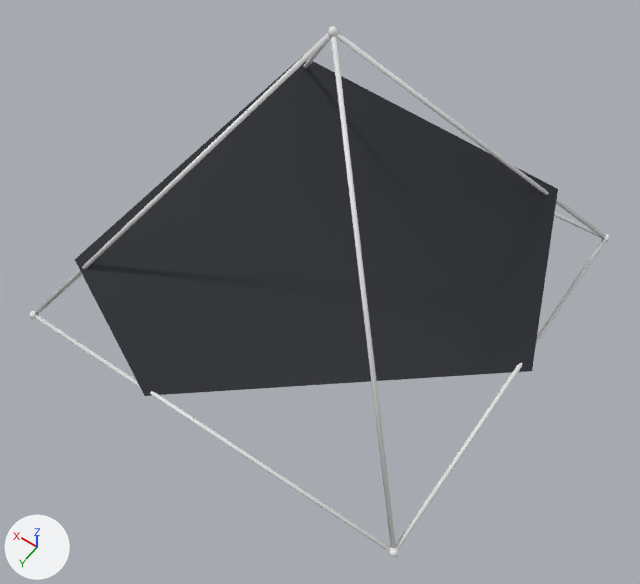
A saved change to the glTF model app/src/main/assets/models/матан2.glb.
Rendered twice from a camera (50 mm lens) standing at (-1.55, 2.25, 3.36) and looking at (-0.2, 0.36, 0.39). The lights are fixed; the arrows at lower left show +X, +Y and +Z. Where no turn or scale is listed for an object, it has been applied to the vertices. Vertices at the same position are counted once.

The first picture shows 'Plane', 'Пирамида'.
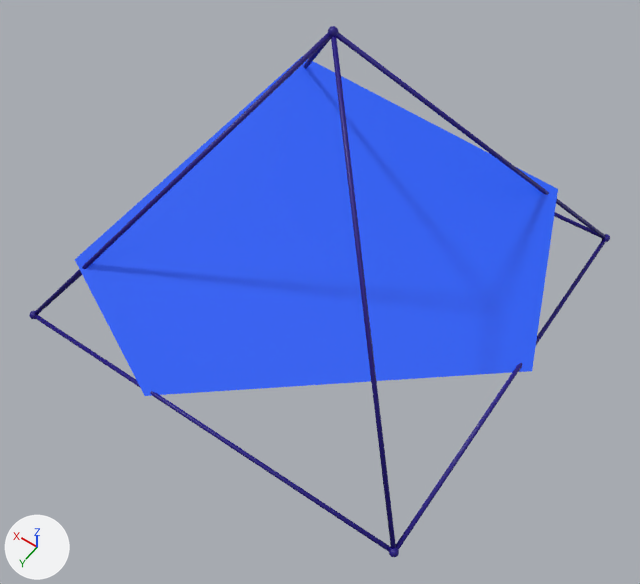
Location of each change, (x1, y1, x2, y2) in pixels of the pictures (640 x 584 px):
'Plane', surface changed (black to blue): (75, 56, 558, 396) in both
part 1 of me_plane_001, recoloured (grey to blue): (30, 26, 610, 556) in both

Diff of the bpy script that builds the scene:
```diff
--- a/app/src/main/assets/models/матан2.glb.py
+++ b/app/src/main/assets/models/матан2.glb.py
@@ mat_плоскость @@
 mat_плоскость = principled_material('Плоскость')
-mat_плоскость.texture = img_плоскость
+mat_плоскость.base_color = (0.00518, 0.102, 0.799)  # blue #105ae7
+mat_плоскость.emission_color = (0.0029, 0.00928, 0.203)  # dark blue #0a187c
+mat_плоскость.emission_strength = 1.0
@@ mat_пирамида @@
+mat_пирамида = principled_material('Пирамида')
+mat_пирамида.base_color = (0.0107, 0.0, 0.223)  # blue #1b0082
@@ me_plane_001 @@
 me_plane_001.from_pydata(...)  # 32842 vertices, 65632 faces; spans x -1.03..1.03, y -1.03..1.03, z -0.57..0.87
 # used by ob_пирамида; location = (0.0, 0.0, 0.546)
+# me_plane_001 part 1: 15297 faces spanning x -1.03..1.03, y -1.03..1.03, z -0.57..0.87 switch from no material to mat_пирамида (blue #1b0082)
```
